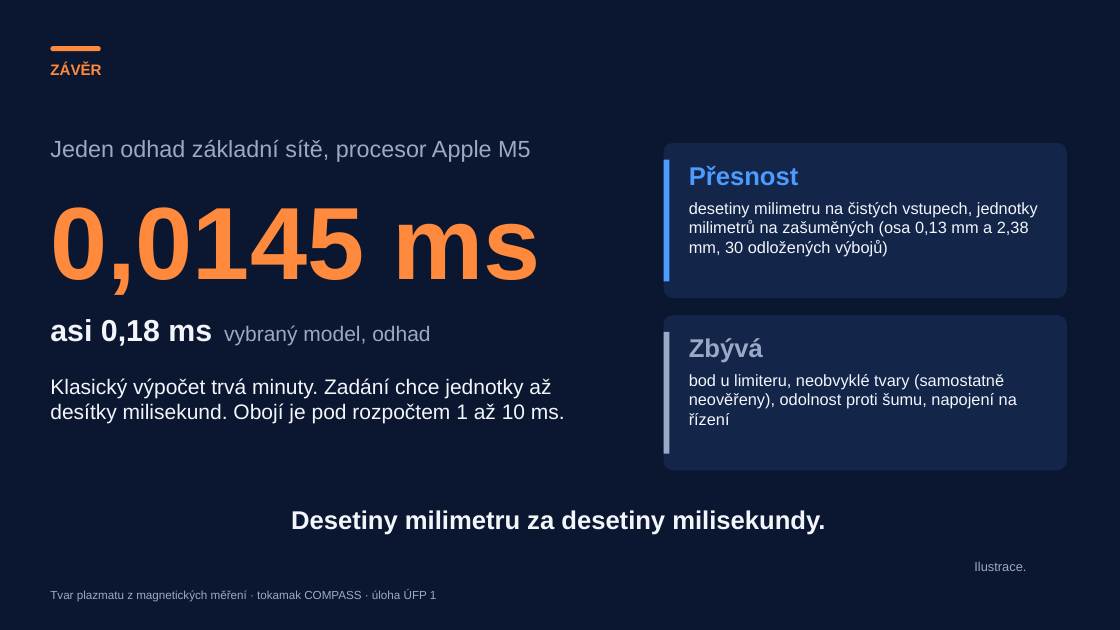
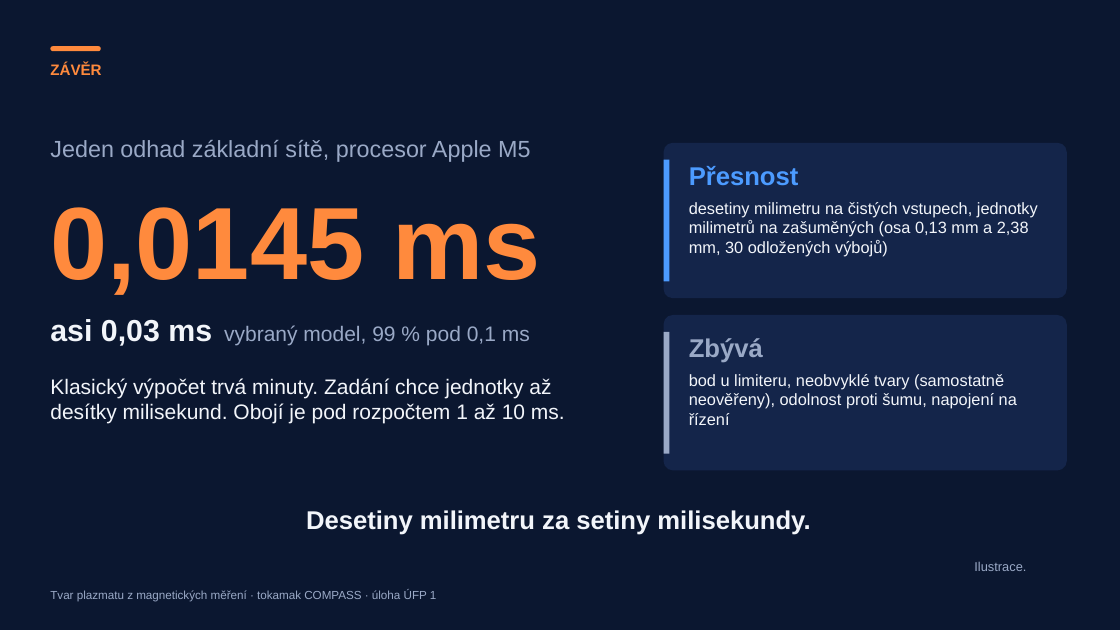
Before and after one commit to mschiller890/hackathon, a slide deck: slide 14 of presentation/deck/slides.pptx. Drawn at 1120x630 pixels with LibreOffice and Linux fonts; fonts in the diff are those of the drawing; background and template pictures are left out. Boxes give left, top, right and bottom in pixels: in the first picture for what was removed or moved away, otherwise in the second. Text is boxed around its words. In the diff, an @@ line names an element or a change of style, - is before the commit and + after.

```diff
--- a/presentation/deck/slides.pptx
+++ b/presentation/deck/slides.pptx
@@ text at [50,319,530,346]: text changed @@
-asi 0,18 ms vybraný model, odhad
+asi 0,03 ms vybraný model, 99 % pod 0,1 ms
@@ text at [306,510,810,535]: text changed @@
-Desetiny milimetru za desetiny milisekundy.
+Desetiny milimetru za setiny milisekundy.
```
Also in this commit, not shown: 1 other slide changed, 1 other file.
